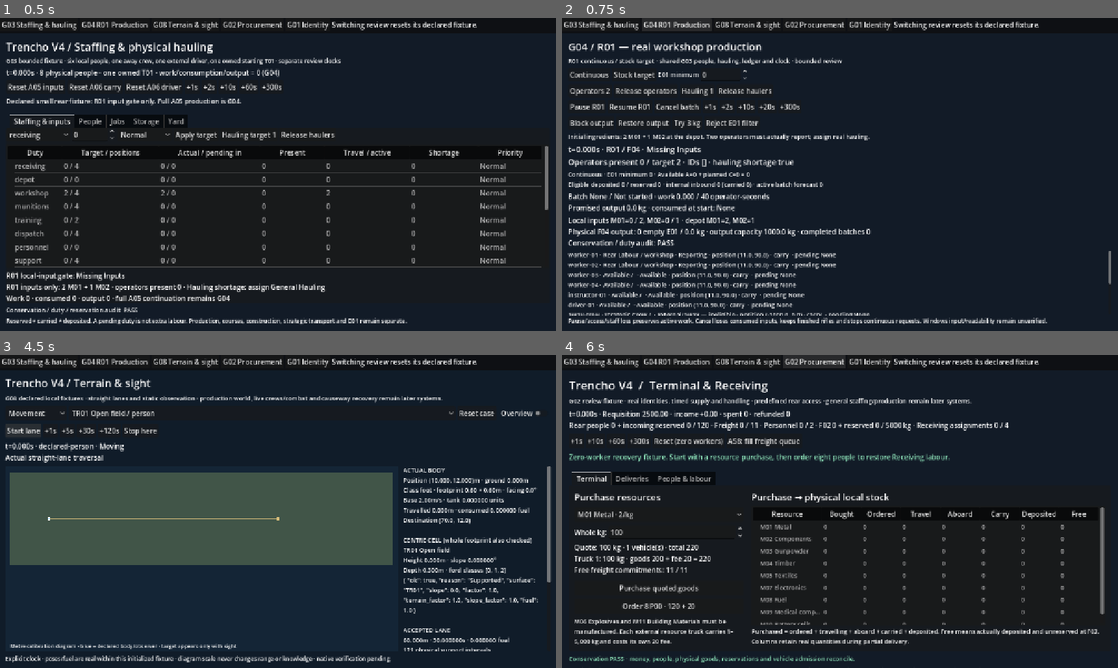
Above: before the commit, frames 1-4 (two rows, left to right).
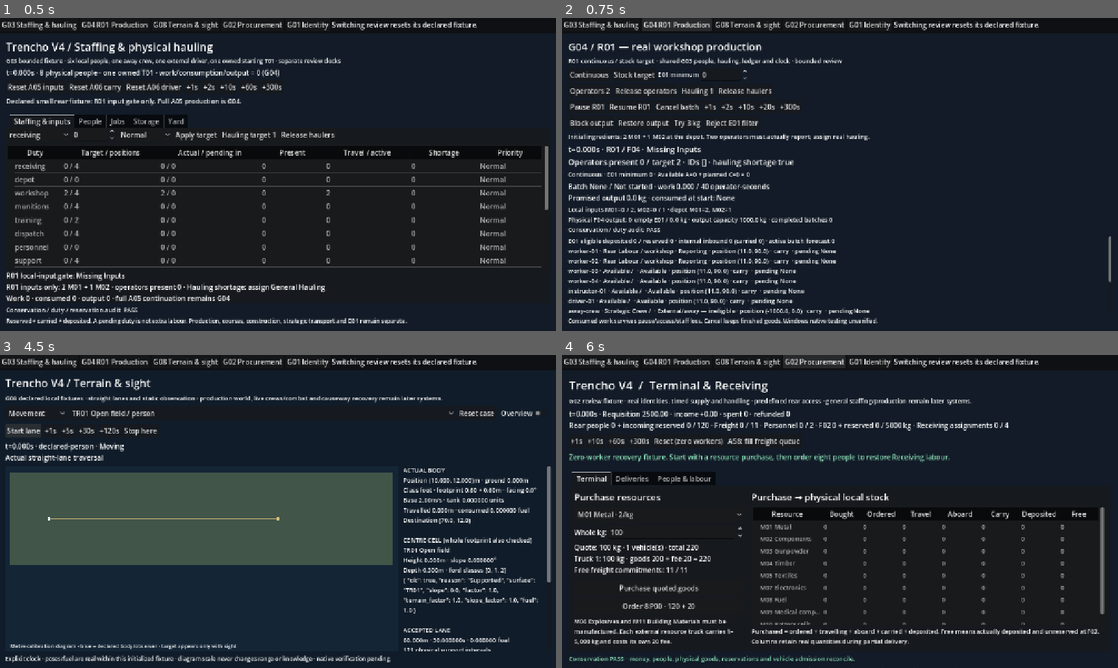
Above: after the commit, the same moments.

Repository: TheInfinityIQ/Trencho_V4
Game: Godot game, scene res://game/main/main.tscn
Same seed, same stepped clock (60 frames per second), same inputs: the game is played once before the commit and once after it.
Inputs:
- Up to frame 1 (0.5 s): no input
- Up to frame 2 (0.75 s): click "G04 R01 Production" at 0.5 s
- Up to frame 3 (4.5 s): click "G03 Staffing & hauling" at 1.25 s; click "Normal" at 2 s; click "Normal" at 2.75 s; click "G08 Terrain & sight" at 3.5 s; click "Start lane" at 4.25 s
- Up to frame 4 (6 s): click "Start lane" at 5 s; click "G02 Procurement" at 5.75 s

Frame 1 is identical in both runs. In frame 2, 9.6% of the frame differs, in the area x 1-99%, y 52-98%; in frame 3, less than 0.1%; in frame 4, less than 0.1%.

Commit message:
Keep stock coverage concise and preserve usable inspection scrolling

Diff:
--- a/game/production/production_demo.gd
+++ b/game/production/production_demo.gd
@@ -71,14 +71,14 @@
 	_status = _label(layout, "", 18)
 	_target = _label(layout, "", 14)
 	_work = _label(layout, "", 16)
-	_physical = _label(layout, "", 16)
+	_physical = _label(layout, "", 14)
 	var scroll := ScrollContainer.new()
 	scroll.size_flags_vertical = Control.SIZE_EXPAND_FILL
 	scroll.horizontal_scroll_mode = ScrollContainer.SCROLL_MODE_DISABLED
 	layout.add_child(scroll)
 	_people = _label(scroll, "", 14)
 	_people.size_flags_horizontal = Control.SIZE_EXPAND_FILL
-	_label(layout, "Pause/access/staff loss preserves active work. Cancel loses consumed inputs, keeps finished rifles and stops continuous requests. Windows input/readability remain unverified.", 13)
+	_label(layout, "Consumed work survives pause/access/staff loss. Cancel keeps finished goods. Windows native testing unverified.", 13)
 	_refresh()
 
 
@@ -109,10 +109,11 @@
 	for portion in displayed.get("receipt", []): receipt.append("%d %s" % [portion.count, portion.type])
 	_status.text = "t=%.3fs · R01 / F04 · %s\nOperators present %d / target %d · IDs %s · hauling shortage %s" % [simulation.time, view.status, view.operators.size(), view.target, str(view.operators), view.haul_shortage]
 	var coverage: Dictionary = view.coverage
-	_target.text = "%s · E01 minimum %d · Available A=%d + planned C=%d = %d\nEligible deposited %d / reserved %d · internal inbound %d (carried %d) · active batch forecast %d" % [view.mode, view.stock_target, coverage.available, coverage.planned, coverage.projected, coverage.eligible_physical, coverage.eligible_reserved, coverage.internal_relocation, coverage.internal_carried, coverage.batch_forecast]
+	_target.text = "%s · E01 minimum %d · Available A=%d + planned C=%d = %d" % [view.mode, view.stock_target, coverage.available, coverage.planned, coverage.projected]
 	_work.text = "Batch %s / %s · work %.3f / 40 operator-seconds\nPromised output %.1f kg · consumed at start: %s" % [dis …(188 unchanged characters)…
 	_physical.text = "Local inputs M01=%d / 2, M02=%d / 1 · depot M01=%d, M02=%d\nPhysical F04 output: %d empty E01 / %.1f …(529 unchanged characters)…
 	var lines: Array[String] = []
+	lines.append("E01 eligible deposited %d / reserved %d · internal inbound %d (carried %d) · active batch forecast %d" % [coverage.eligible_physical, coverage.eligible_reserved, coverage.internal_relocation, coverage.internal_carried, coverage.batch_forecast])
 	for person in simulation.snapshot().people:
 		lines.append("%s · %s / %s · %s · position %s · carry %s · pending %s" % [person.id, person.assignment, person.duty_id, person.phase, person.position, person.carrying_stock_id, person.pending_assignment])
 	for job in simulation.snapshot().jobs:
--- a/game/production/tests/r01_input_test.gd
+++ b/game/production/tests/r01_input_test.gd
@@ -68,7 +68,7 @@
 	var scroll := (demo.get("_people") as Label).get_parent() as ScrollContainer
 	runner.set_mouse_position(scroll.get_global_rect().get_center())
 	await runner.await_input_processed()
-	for notch in 16:
+	for notch in 100:
 		if scroll.scroll_vertical >= scroll.get_v_scroll_bar().max_value - scroll.get_v_scroll_bar().page - 1: break
 		runner.simulate_mouse_button_pressed(MOUSE_BUTTON_WHEEL_DOWN)
 		await runner.await_input_processed()
